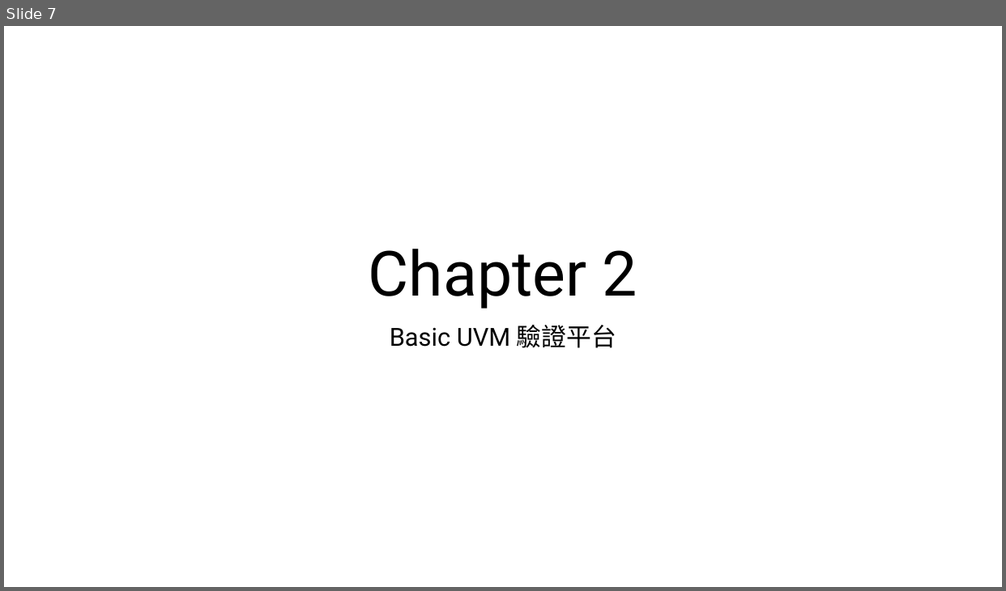
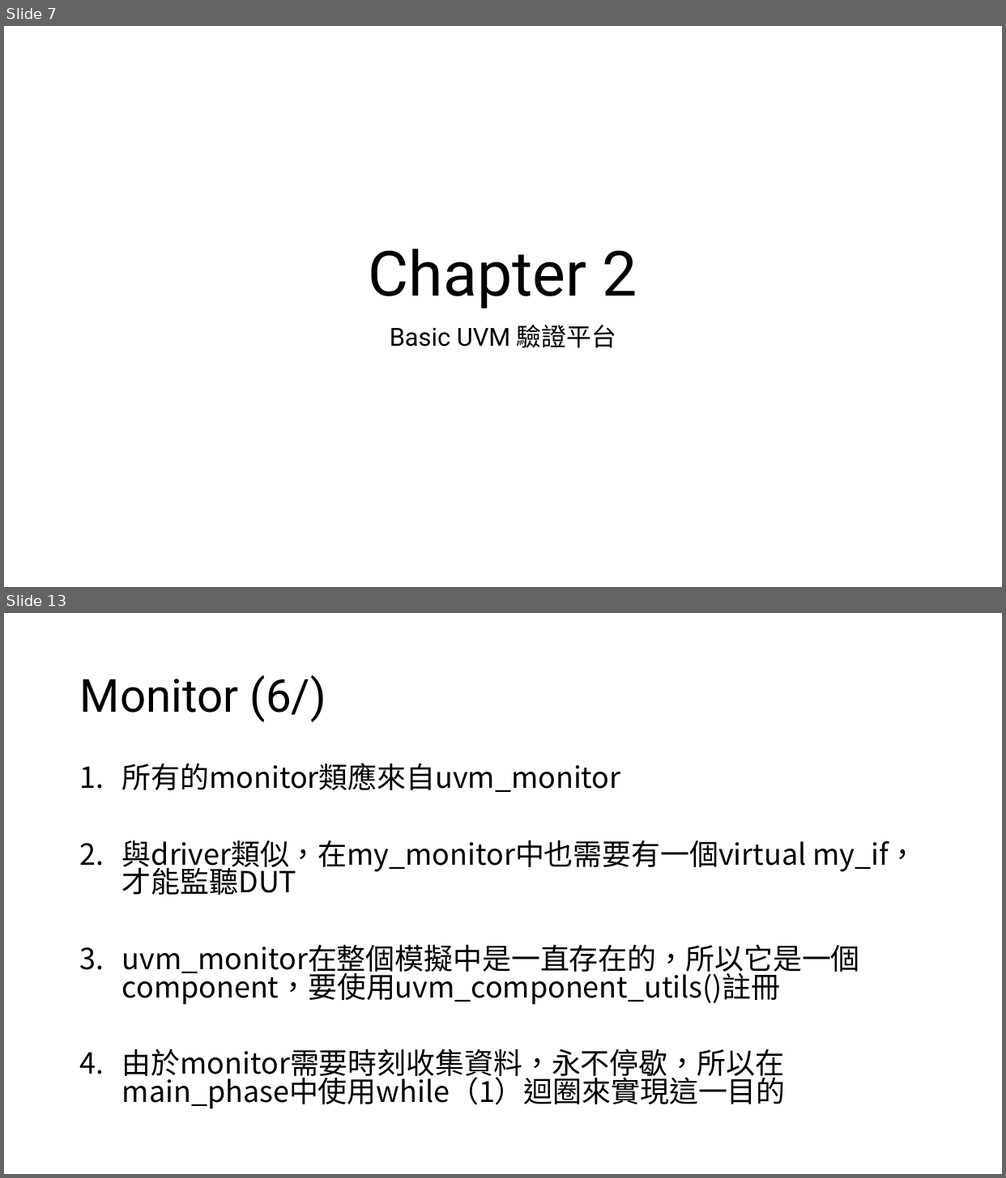
Before and after one commit to s9001055/DV_learning, a slide deck: UVM/UVM.pptx. Shown one above the other, each under a label of ours: slide 7 before the commit, slides 7 and 13 after it; the slides between them are not shown. The pictures are 1006x591 and 1006x1178 pixels, drawn with LibreOffice and Linux fonts; fonts in the diff are those of the drawing. Boxes give left, top, right and bottom in pixels: in the first picture for what was removed or moved away, otherwise in the second. Text is boxed around its words. In the diff, an @@ line names an element or a change of style, - is before the commit and + after.

Commit message:
Add: Basic UVM example code 1. add transation 2. add env 3. add monitor

```diff
--- a/UVM/UVM.pptx
+++ b/UVM/UVM.pptx
@@ slide 13 added at (4, 613, 1002, 1174), background #FFFFFF @@
@@ title added at (80, 675, 326, 722), 44 pt, text #000000 @@
+Monitor (6/)
@@ text added at (122, 763, 917, 1110), 28 pt, text #000000 @@
+1. 所有的monitor類應來自uvm_monitor
+2. 與driver類似，在my_monitor中也需要有一個virtual my_if，
+   才能監聽DUT
+3. uvm_monitor在整個模擬中是一直存在的，所以它是一個component，要使用uvm_component_utils()註冊
+4. 由於monitor需要時刻收集資料，永不停歇，所以在main_phase中使用while（1）迴圈來實現這一目的
```
Also in this commit, not shown: 1 slide changed, 6 other slides added, 5 other files.
